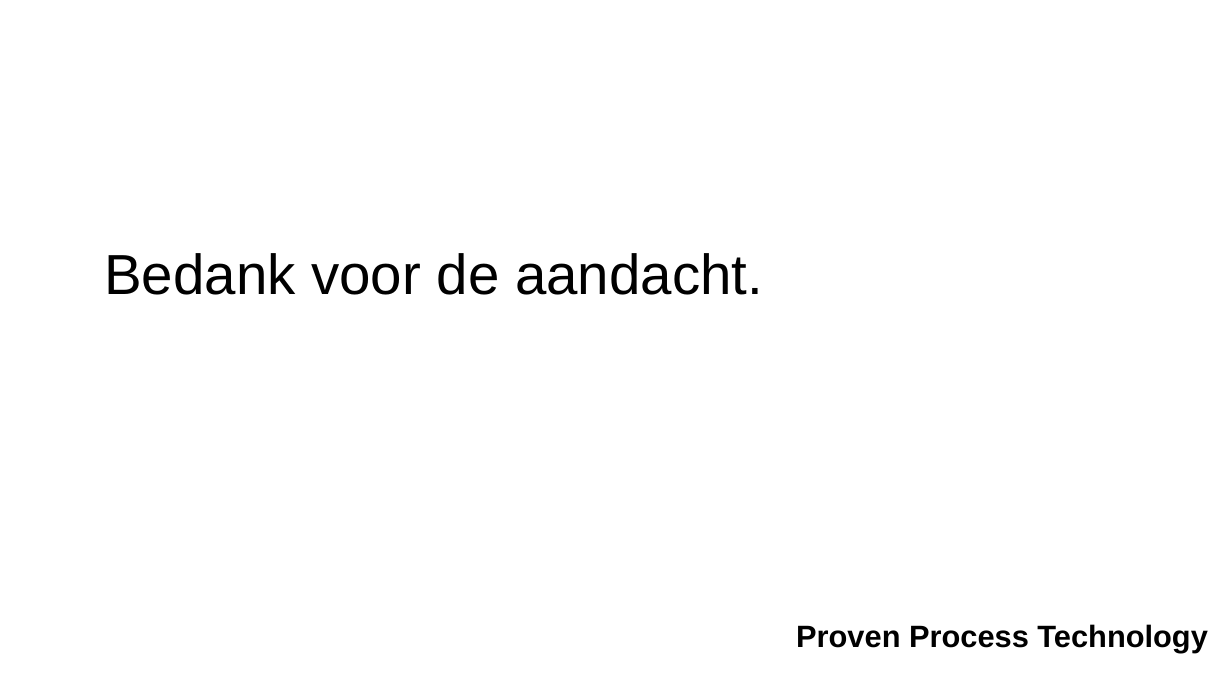
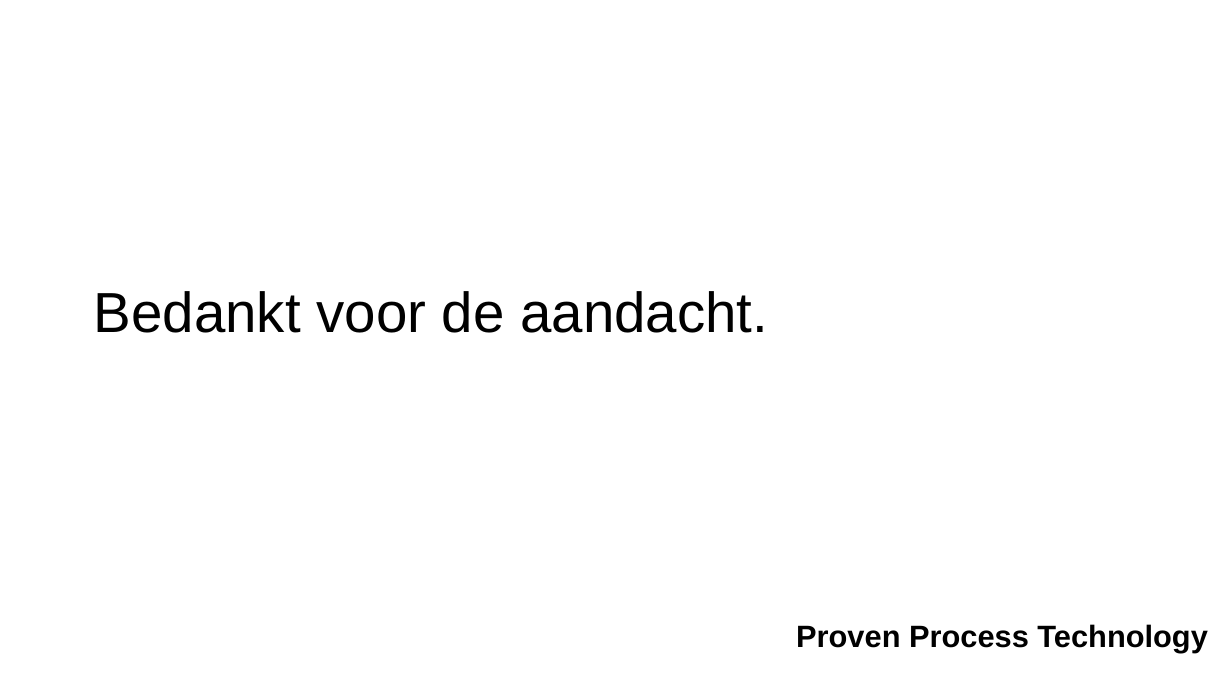
Before and after one commit to Kenozakesy/POC_MVVM, a slide deck: slide 9 of Werkzaamheden.pptx. Drawn at 1232x693 pixels with LibreOffice and Linux fonts; fonts in the diff are those of the drawing; background and template pictures are left out. Boxes give left, top, right and bottom in pixels: in the first picture for what was removed or moved away, otherwise in the second. Text is boxed around its words. In the diff, an @@ line names an element or a change of style, - is before the commit and + after.

```diff
--- a/Werkzaamheden.pptx
+++ b/Werkzaamheden.pptx
@@ title at box(94, 291, 768, 333): text changed @@
-Bedank voor de aandacht.
+Bedankt voor de aandacht.
```
Also in this commit, not shown: 4 other slides changed, 7 other files.
